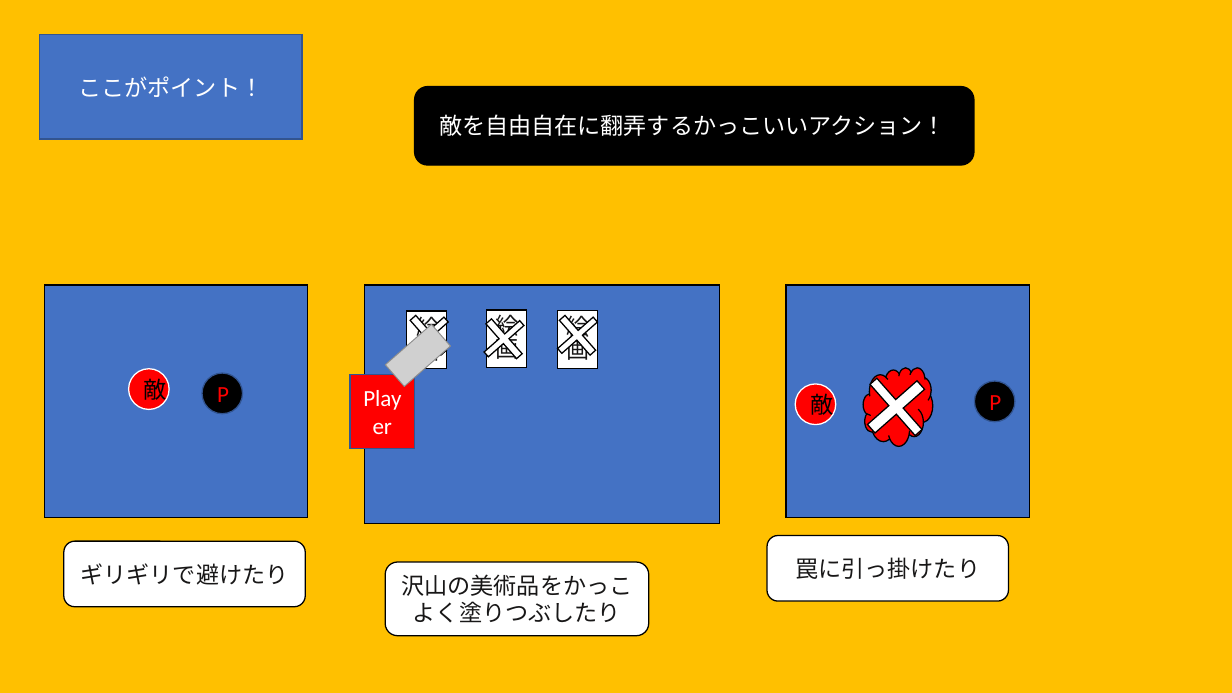
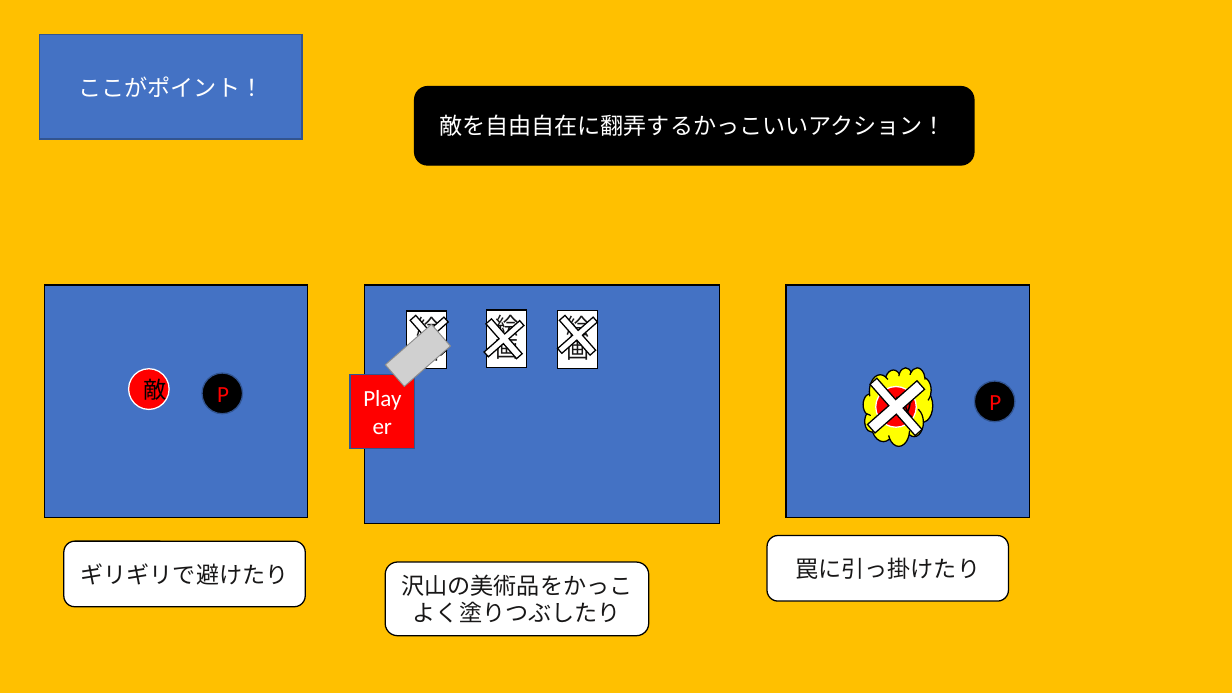
Before and after one commit to hamazakitoui/haskeat, a slide deck: slide 7 of haskeat.pptx (slide 6 before the commit). Drawn at 1232x693 pixels with LibreOffice and Linux fonts; fonts in the diff are those of the drawing; grey boxes stand for pictures. Boxes give left, top, right and bottom in pixels: in the first picture for what was removed or moved away, otherwise in the second. Text is boxed around its words. In the diff, an @@ line names an element or a change of style, - is before the commit and + after.

```diff
--- a/haskeat.pptx
+++ b/haskeat.pptx
@@ cloud at (863,368,933,446): fill #FF0000 to #FFFF00 @@
@@ ellipse "敵": place and size @@
-ellipse "敵" at (796,384,836,425)
+ellipse "敵" at (876,386,917,427)
```
Also in this commit, not shown: 2 other slides changed, 3 slides added.
